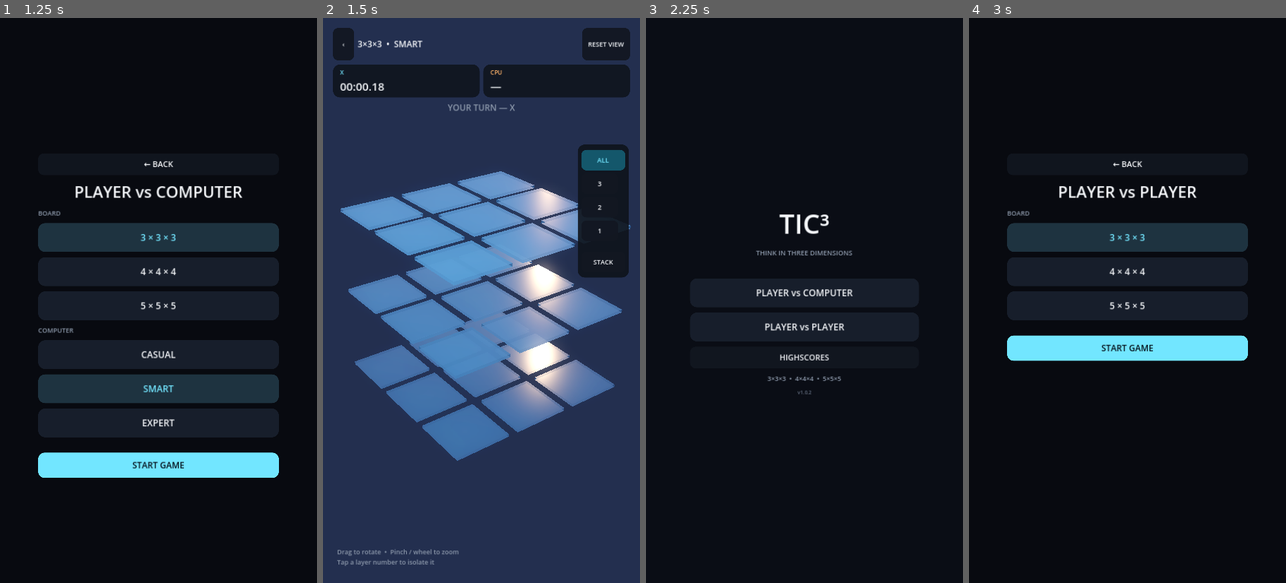
Above: before the commit, frames 1-4 (left to right).
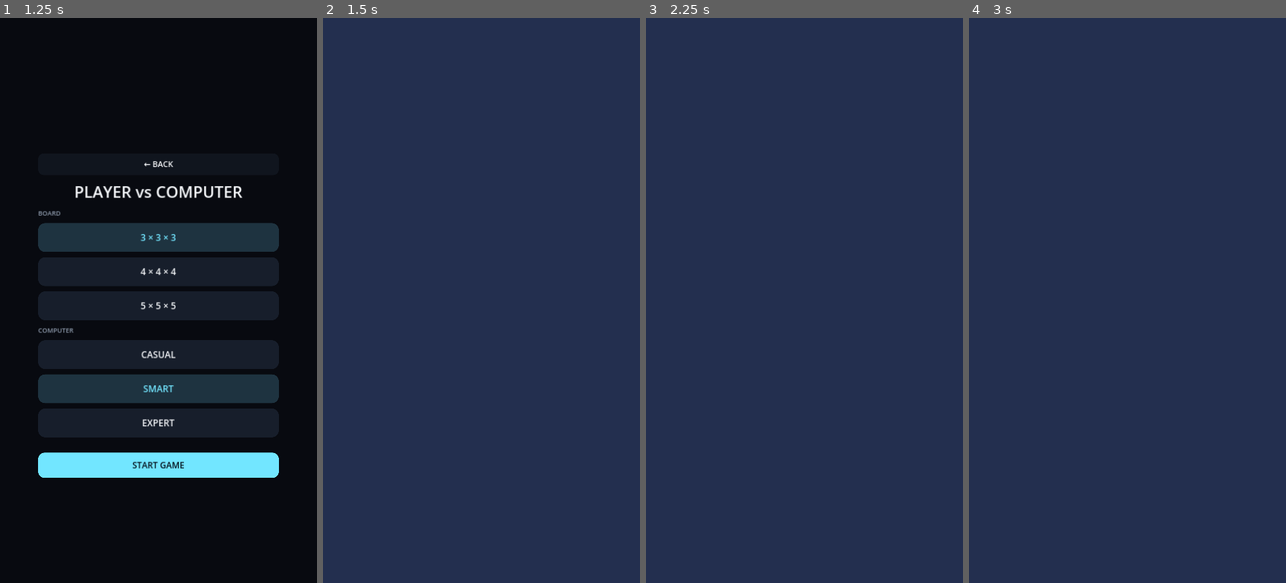
Above: after the commit, the same moments.

Repository: Creativebrook/tic3
Game: Godot game, scene res://scenes/main.tscn
Same seed, same stepped clock (60 frames per second), same inputs: the game is played once before the commit and once after it.
Inputs (mouse positions are in pixels of both pictures, inside the frame that each line leads up to):
- Up to frame 1 (1.25 s): click "PLAYER vs COMPUTER" at 0.5 s
- Up to frame 2 (1.5 s): click "START GAME" at 1.25 s
- Up to frame 3 (2.25 s): click (665, 46) at 2 s, where only the run before the commit has a clickable "‹"
- Up to frame 4 (3 s): click (1127, 328) at 2.75 s, where only the run before the commit has a clickable "PLAYER vs PLAYER"

Frame 1 is identical in both runs. In frame 2, 35% of the frame differs, in the area x 3-98%, y 1-97%; in frame 3, 100%, in the area x 0-100%, y 0-100%; in frame 4, 96%.
Error after the commit: Parse Error: Cannot infer the type of "offset" variable because the value doesn't have a set type. (res://scripts/board_view.gd:264)

Commit message:
ui: refine stack depth cues and outward level labels

Diff:
--- a/scripts/board_view.gd
+++ b/scripts/board_view.gd
@@ -10,6 +10,7 @@
 var piece_nodes: Dictionary = {}
 var layer_roots: Array[Node3D] = []
 var layer_materials: Array[ShaderMaterial] = []
+var piece_material_cache: Dictionary = {}
 var focused_layer := -1
 var exploded := true
 var stack_mode := false
@@ -76,6 +77,7 @@
 	piece_nodes.clear()
 	layer_roots.clear()
 	layer_materials.clear()
+	piece_material_cache.clear()
 	if board == null:
 		return
 	cell_nodes.resize(board.cells.size())
@@ -181,8 +183,9 @@
 	var piece := _make_x() if player == 1 else _make_o()
 	var layer_index := int(idx / (board.size * board.size))
 	piece.set_meta("layer_index", layer_index)
+	piece.set_meta("player", player)
 	piece.position.y = _piece_target_height(layer_index)
-	var level_tag := _make_level_tag(layer_index)
+	var level_tag := _make_level_tag(layer_index, idx)
 	piece.add_child(level_tag)
 	cell.add_child(piece)
 	piece_nodes[idx] = piece
@@ -222,35 +225,44 @@
 	mesh_instance.material_override = mat_o
 	return mesh_instance
 
-func _make_level_tag(layer_index: int) -> Label3D:
+func _make_level_tag(layer_index: int, idx: int) -> Label3D:
 	var tag := Label3D.new()
 	tag.name = "LevelTag"
 	tag.text = "L%d" % (layer_index + 1)
-	tag.position = _level_tag_position(layer_index)
-	tag.font_size = 16
-	tag.outline_size = 4
-	tag.pixel_size = 0.0075
-	tag.modulate = Color(0.86, 0.91, 0.98, 0.88)
+	tag.position = _level_tag_position(layer_index, idx)
+	tag.font_size = 14
+	tag.outline_size = 3
+	tag.pixel_size = 0.0068
+	tag.modulate = Color(0.86, 0.91, 0.98, 0.84)
 	tag.outline_modulate = Color(0.025, 0.035, 0.055, 0.96)
 	tag.billboard = BaseMaterial3D.BILLBOARD_ENABLED
 	tag.no_depth_test = true
 	return tag
 
-func _level_tag_position(layer_index: int) -> Vector3:
-	# Spread neighbouring level captions around the piece instead of using the
-	# same anchor for every plane. This reduces label-vs-piece collisions when
-	# several occupied cells line up through the STACK projection.
-	match layer_index % 5:
-		0:
-			return Vector3(-0.44, 0.27, 0.24)
-		1:
-			return Vector3(0.44, 0.27, 0.24)
-		2:
-			return Vector3(0.0, 0.31, -0.42)
-		3:
-			return Vector3(-0.44, 0.27, -0.24)
-		_:
-			return Vector3(0.44, 0.27, -0.24)
+func _level_tag_position(layer_index: int, idx: int) -> Vector3:
+	# Push captions outward from the board centre. Aligned pieces therefore put
+	# their labels on the outer side of the cluster instead of over another mark.
+	if board == null:
+		return Vector3(0.0, 0.28, -0.44)
+
+	var cells_per_layer := board.size * board.size
+	var local_idx := idx % cells_per_layer
+	var cell_x := local_idx % board.size
+	var cell_y := int(local_idx / board.size)
+	var centre := (float(board.size) - 1.0) * 0.5
+	var outward := Vector2(float(cell_x) - centre, float(cell_y) - centre)
+
+	if outward.length() < 0.20:
+		var fallback_angle := float(layer_index % max(board.size, 1)) * TAU / float(max(board.size, 1))
+		outward = Vector2(cos(fallback_angle), sin(fallback_angle))
+	else:
+		outward = outward.normalized()
+
+	var tangent := Vector2(-outward.y, outward.x)
+	var centred_layer := float(layer_index) - (float(board.size) - 1.0) * 0.5
+	var tangent_nudge := clamp(centred_layer * 0.055, -0.14, 0.14)
+	var offset := outward * 0.46 + tangent * tangent_nudge
+	return Vector3(offset.x, 0.27, offset.y)
 
 func _piece_target_scale(layer_index: int) -> Vector3:
 	if not stack_mode or board == null or board.size <= 1:
@@ -278,17 +290,37 @@
 		if not is_instance_valid(piece):
 			continue
 		var layer_index := int(piece.get_meta("layer_index", 0))
+		var player := int(piece.get_meta("player", 1))
 		var target_scale := _piece_target_scale(layer_index)
 		var target_y := _piece_target_height(layer_index)
+		var depth_t := 1.0
+		if board != null and board.size > 1:
+			depth_t = float(layer_index) / float(board.size - 1)
+
 		var tag := piece.get_node_or_null("LevelTag") as Label3D
 		if tag:
 			tag.visible = stack_mode
 			var tag_factor := 1.0
 			if board != null and board.size == 4:
-				tag_factor = 0.90
+				tag_factor = 0.88
 			elif board != null and board.size >= 5:
-				tag_factor = 0.80
+				tag_factor = 0.76
 			tag.scale = Vector3.ONE * tag_factor
+			if stack_mode:
+				tag.modulate.a = lerp(0.58, 0.92, depth_t)
+
+		if stack_mode:
+			# Lower levels are intentionally softer/dimmer; upper levels retain the
+			# original luminous colour. This gives depth without changing X/O identity.
+			var min_alpha := 0.56
+			if board != null and board.size == 4:
+				min_alpha = 0.48
+			elif board != null and board.size >= 5:
+				min_alpha = 0.40
+			var piece_alpha := lerp(min_alpha, 1.0, depth_t)
+			_apply_piece_stack_material(piece, player, layer_index, piece_alpha)
+		else:
+			_restore_piece_material(piece, player)
 
 		if animated:
 			var tw := piece.create_tween().set_trans(Tween.TRANS_QUINT).set_ease(Tween.EASE_IN_OUT)
@@ -298,6 +330,44 @@
 		else:
 			piece.scale = target_scale
 			piece.position.y = target_y
+
+func _stack_piece_material(player: int, layer_index: int) -> StandardMaterial3D:
+	var key := "%d_%d" % [player, layer_index]
+	if piece_material_cache.has(key):
+		return piece_material_cache[key]
+
+	var base := mat_x if player == 1 else mat_o
+	var material := base.duplicate() as StandardMaterial3D
+	var depth_t := 1.0
+	if board != null and board.size > 1:
+		depth_t = float(layer_index) / float(board.size - 1)
+
+	var muted := Color("#286878") if player == 1 else Color("#8A5A32")
+	material.albedo_color = muted.lerp(base.albedo_color, lerp(0.32, 1.0, depth_t))
+	material.emission = muted.lerp(base.emission, lerp(0.24, 1.0, depth_t))
+	material.emission_energy_multiplier = lerp(0.42, base.emission_energy_multiplier, depth_t)
+	material.roughness = lerp(0.34, base.roughness, depth_t)
+	piece_material_cache[key] = material
+	return material
+
+func _apply_piece_stack_material(piece: Node3D, player: int, layer_index: int, alpha: float) -> void:
+	var material := _stack_piece_material(player, layer_index)
+	_set_piece_material_recursive(piece, material, alpha)
+
+func _restore_piece_material(piece: Node3D, player: int) -> void:
+	var material := mat_x if player == 1 else mat_o
+	_set_piece_material_recursive(piece, material, -1.0)
+
+func _set_piece_material_recursive(node: Node, material: StandardMaterial3D, alpha: float) -> void:
+	if node is MeshInstance3D:
+		var mesh_instance := node as MeshInstance3D
+		mesh_instance.material_override = material
+		if alpha >= 0.0:
+			mesh_instance.transparency = 1.0 - alpha
+	for child in node.get_children():
+		if child is Label3D:
+			continue
+		_set_piece_material_recursive(child, material, alpha)
 
 func show_winning_highlight(line: PackedInt32Array) -> void:
 	if line.is_empty():
